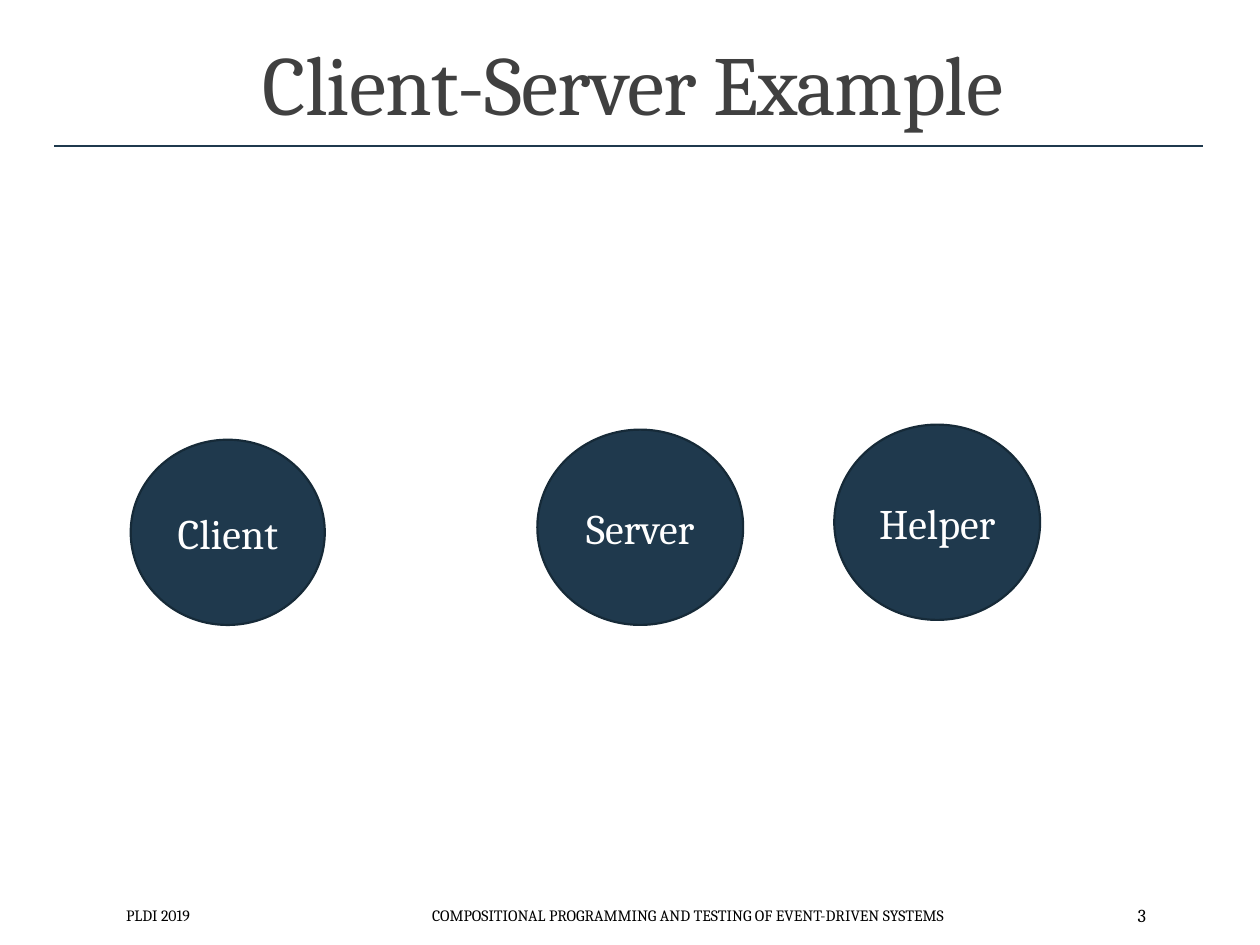
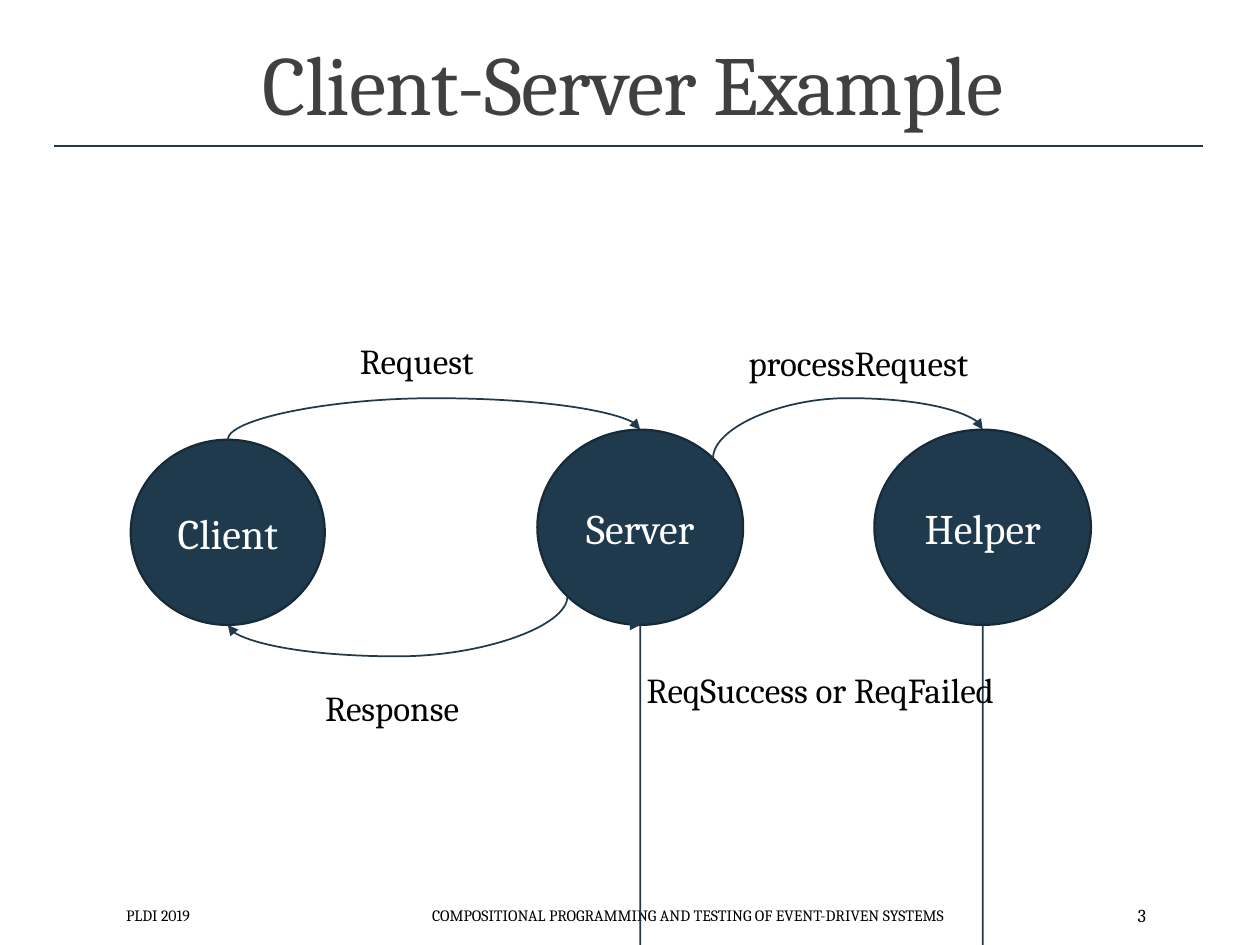
Before and after one commit to p-org/plditutorial, a slide deck: slide 3 of Presentations/2 - PLanguage.pptx. Drawn at 1260x945 pixels with LibreOffice and Linux fonts; fonts in the diff are those of the drawing. Boxes give left, top, right and bottom in pixels: in the first picture for what was removed or moved away, otherwise in the second. Text is boxed around its words. In the diff, an @@ line names an element or a change of style, - is before the commit and + after.

```diff
--- a/Presentations/2 - PLanguage.pptx
+++ b/Presentations/2 - PLanguage.pptx
@@ text added at (360, 350, 474, 382), 20 pt, text #000000 @@
+Request
@@ text added at (749, 352, 969, 384), 20 pt, text #000000 @@
+processRequest
@@ curved arrow added from (228, 440) to (640, 430), #1F394D 1 pt @@
@@ curved arrow added from (713, 459) to (983, 430), #1F394D 1 pt @@
@@ ellipse "Helper": place and size @@
-ellipse "Helper" at (834, 425, 1040, 620)
+ellipse "Helper" at (874, 430, 1091, 625)
@@ curved arrow added from (567, 596) to (228, 625), #1F394D 1 pt @@
@@ curved arrow added from (983, 625) to (640, 625), #1F394D 1 pt @@
@@ text added at (647, 671, 994, 712), 20 pt, text #000000 @@
+ReqSuccess or ReqFailed
@@ text added at (325, 697, 459, 729), 20 pt, text #000000 @@
+Response
```
Also in this commit, not shown: 5 other slides changed, 12 other files.
